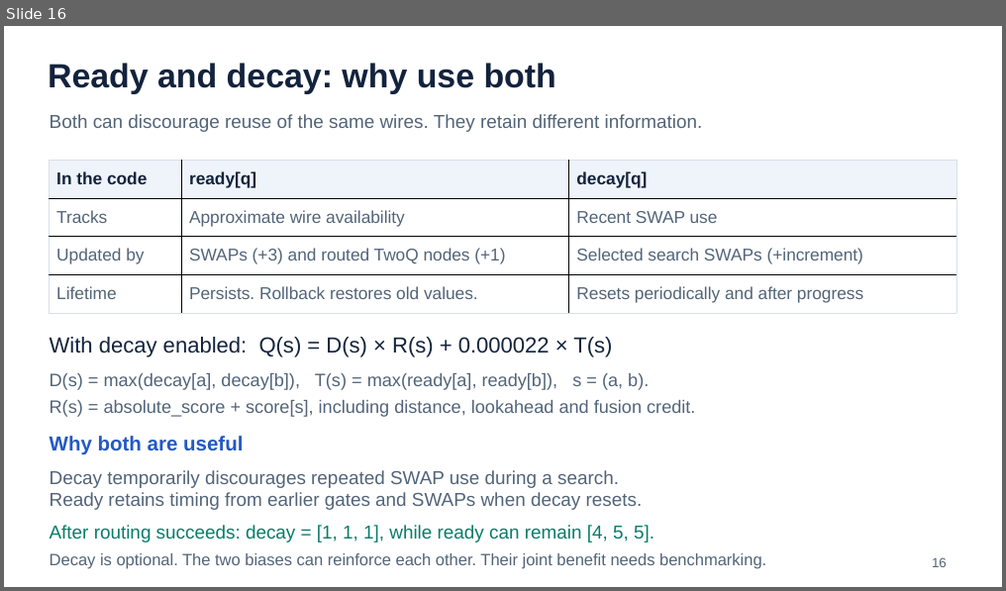
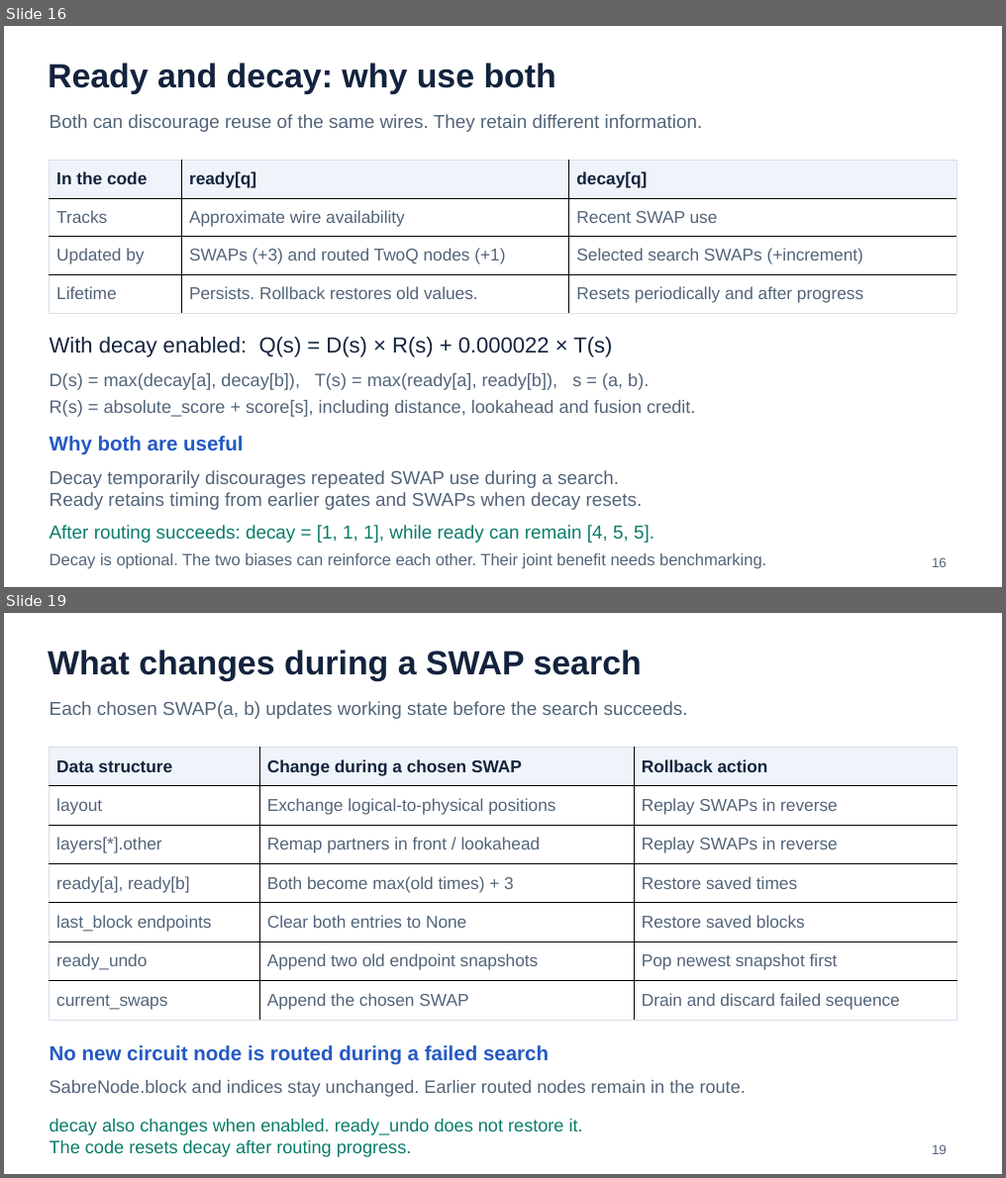
Before and after one commit to AI-native-Systems-Research/qiskit-evolved, a slide deck: design/change_description_codex.pptx. Shown one above the other, each under a label of ours: slide 16 before the commit, slides 16 and 19 after it; the slides between them are not shown. The pictures are 1006x591 and 1006x1178 pixels, drawn with LibreOffice and Linux fonts; fonts in the diff are those of the drawing. Boxes give left, top, right and bottom in pixels: in the first picture for what was removed or moved away, otherwise in the second. Text is boxed around its words. In the diff, an @@ line names an element or a change of style, - is before the commit and + after.

```diff
--- a/design/change_description_codex.pptx
+++ b/design/change_description_codex.pptx
@@ slide 19 added at (x1=4, y1=613, x2=1002, y2=1174), background #FFFFFF @@
@@ text added at (x1=48, y1=650, x2=642, y2=681), 32.2 pt, text #13233D, bold @@
+What changes during a SWAP search
@@ text added at (x1=50, y1=701, x2=688, y2=719), 18 pt, text #526479 @@
+Each chosen SWAP(a, b) updates working state before the search succeeds.
@@ table added at (x1=49, y1=747, x2=956, y2=1020), 7 rows, 3 columns @@
+Data structure | Change during a chosen SWAP | Rollback action
+layout | Exchange logical-to-physical positions | Replay SWAPs in reverse
+layers[*].other | Remap partners in front / lookahead | Replay SWAPs in reverse
+ready[a], ready[b] | Both become max(old times) + 3 | Restore saved times
+last_block endpoints | Clear both entries to None | Restore saved blocks
+ready_undo | Append two old endpoint snapshots | Pop newest snapshot first
+current_swaps | Append the chosen SWAP | Drain and discard failed sequence
@@ text added at (x1=50, y1=1046, x2=548, y2=1064), 19.5 pt, text #2459C4, bold @@
+No new circuit node is routed during a failed search
@@ text added at (x1=50, y1=1080, x2=746, y2=1097), 17.2 pt, text #526479 @@
+SabreNode.block and indices stay unchanged. Earlier routed nodes remain in the route.
@@ text added at (x1=50, y1=1119, x2=583, y2=1157), 17.2 pt, text #087C69 @@
+decay also changes when enabled. ready_undo does not restore it.
+The code resets decay after routing progress.
@@ text added at (x1=932, y1=1145, x2=946, y2=1155), 12.8 pt, text #526479 @@
+19
```
Also in this commit, not shown: 8 slides changed, 4 other slides added.
